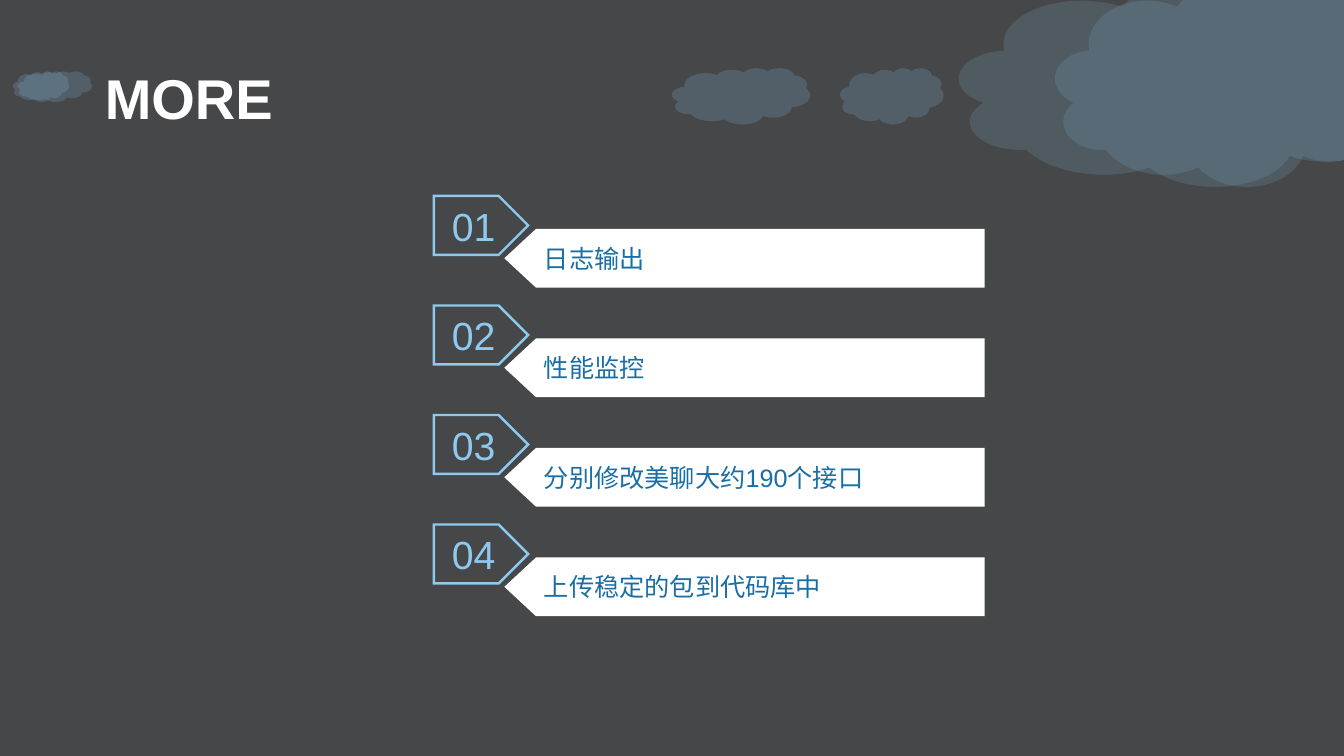
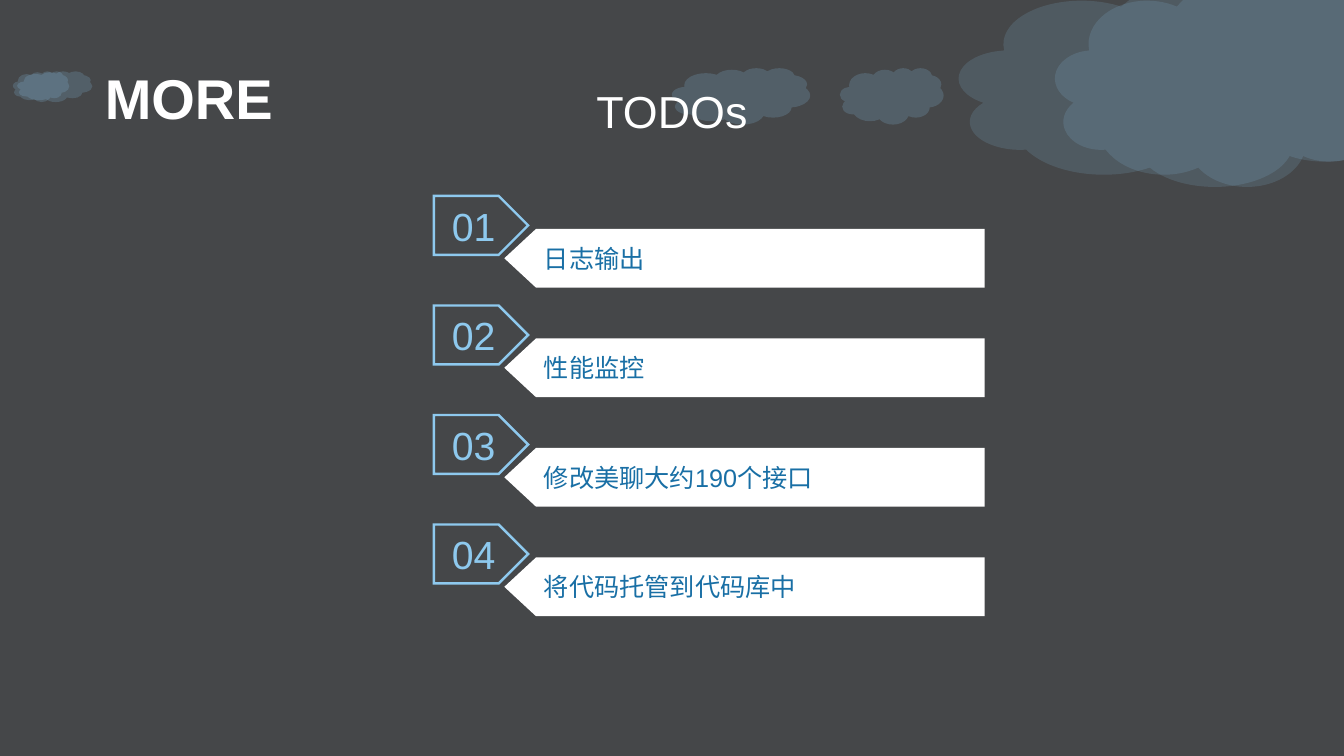
Before and after one commit to daisongsong1991/ppt, a slide deck: slide 24 of net_ppt.pptx. Drawn at 1344x756 pixels with LibreOffice and Linux fonts; fonts in the diff are those of the drawing; background and template pictures are left out. Boxes give left, top, right and bottom in pixels: in the first picture for what was removed or moved away, otherwise in the second. Text is boxed around its words. In the diff, an @@ line names an element or a change of style, - is before the commit and + after.

```diff
--- a/net_ppt.pptx
+++ b/net_ppt.pptx
@@ text added at box(596, 96, 747, 129), 32 pt, text #FFFFFF @@
+TODOs
@@ text in freeform shape at box(544, 466, 813, 489): text changed @@
-分别修改美聊大约190个接口
+修改美聊大约190个接口
@@ text in freeform shape at box(544, 575, 796, 598): text changed @@
-上传稳定的包到代码库中
+将代码托管到代码库中
```
Also in this commit, not shown: 5 other slides changed, 1 slide added, 1 slide removed.
